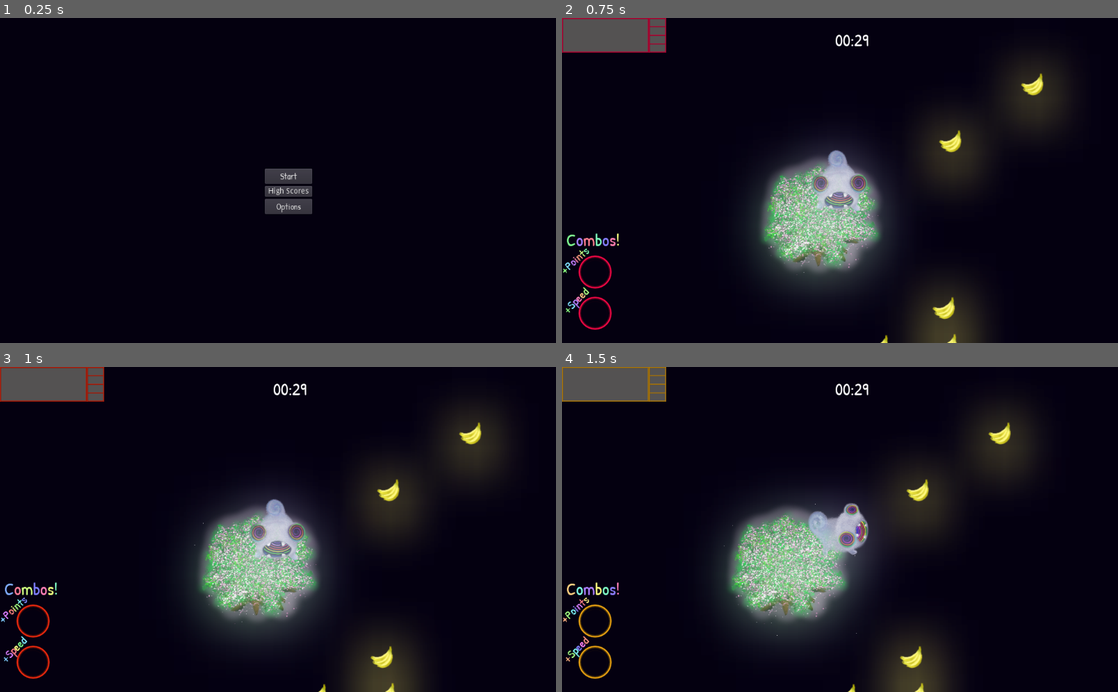
Above: before the commit, frames 1-4 (two rows, left to right).
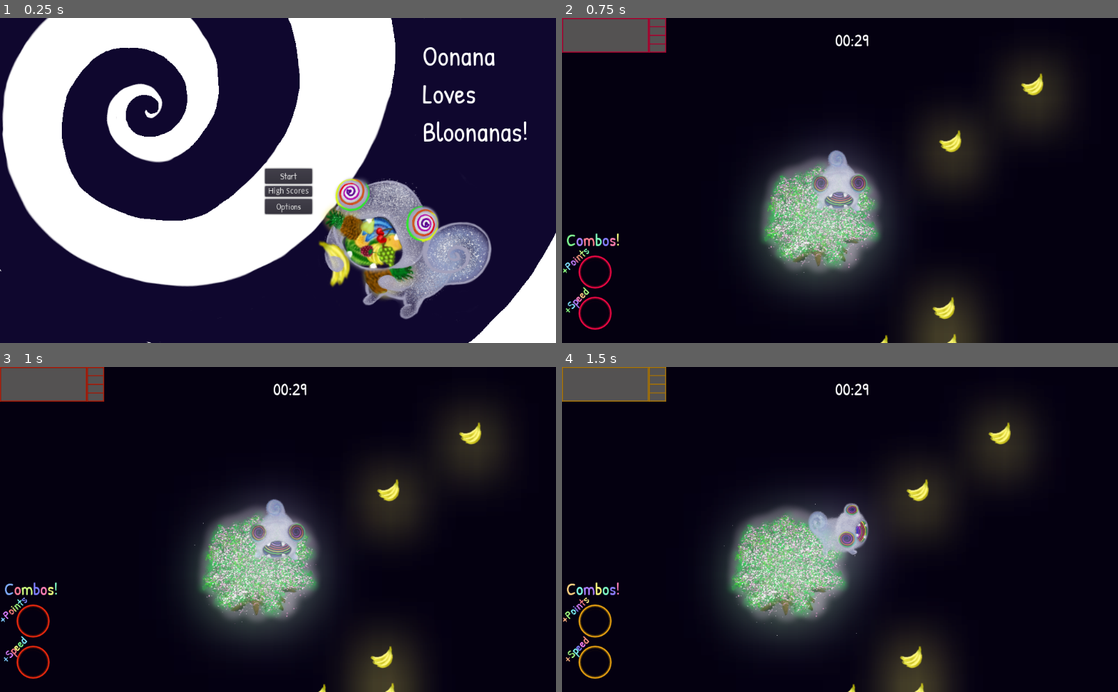
Above: after the commit, the same moments.

Repository: FastLikeAstar/HedgeJam4
Game: Godot game, scene res://menus/Menu.tscn
The game is run twice, just before and just after one commit, with the same random seed, the same clock (stepped at 60 frames per second) and the same inputs.
Inputs (mouse positions are in pixels of both pictures, inside the frame that each line leads up to):
- Up to frame 1 (0.25 s): no input
- Up to frame 2 (0.75 s): click "Start" at 0.5 s
- Up to frame 3 (1 s): no input
- Up to frame 4 (1.5 s): move the mouse to (962, 513) at 1.27 s; hold D (right) from 1.28 s (still down); tap Space (run_faster) at 1.35 s; click (962, 513) at 1.42 s

The runs differ from the first frame. In frame 1, 99% of the frame differs, in the area x 0-100%, y 0-100%; in frame 2, nothing differs; in frame 3, nothing differs; in frame 4, nothing differs.

Commit message:
final game jam form!

Diff:
--- a/menus/GameOver.tscn
+++ b/menus/GameOver.tscn
@@ -50,10 +50,29 @@
 text = "Previous Score
 "
 
-[node name="HBoxContainer2" type="HBoxContainer" parent="VBoxContainer"]
+[node name="HBoxContainer6" type="HBoxContainer" parent="VBoxContainer"]
 margin_top = 316.0
 margin_right = 1024.0
-margin_bottom = 336.0
+margin_bottom = 340.0
+alignment = 1
+
+[node name="LineEdit" type="LineEdit" parent="VBoxContainer/HBoxContainer6"]
+margin_left = 452.0
+margin_right = 510.0
+margin_bottom = 24.0
+max_length = 15
+
+[node name="Button" type="Button" parent="VBoxContainer/HBoxContainer6"]
+margin_left = 514.0
+margin_right = 571.0
+margin_bottom = 24.0
+text = "Submit"
+script = ExtResource( 2 )
+
+[node name="HBoxContainer2" type="HBoxContainer" parent="VBoxContainer"]
+margin_top = 344.0
+margin_right = 1024.0
+margin_bottom = 364.0
 alignment = 1
 
 [node name="PlayAgain" type="Button" parent="VBoxContainer/HBoxContainer2"]
@@ -63,9 +82,9 @@
 text = "Play Again"
 
 [node name="HBoxContainer3" type="HBoxContainer" parent="VBoxContainer"]
-margin_top = 340.0
+margin_top = 368.0
 margin_right = 1024.0
-margin_bottom = 360.0
+margin_bottom = 388.0
 alignment = 1
 
 [node name="MainMenu" type="Button" parent="VBoxContainer/HBoxContainer3"]
@@ -74,23 +93,6 @@
 margin_bottom = 20.0
 text = "Main Menu"
 
-[node name="HBoxContainer6" type="HBoxContainer" parent="VBoxContainer"]
-margin_top = 364.0
-margin_right = 1024.0
-margin_bottom = 388.0
-
-[node name="LineEdit" type="LineEdit" parent="VBoxContainer/HBoxContainer6"]
-margin_right = 58.0
-margin_bottom = 24.0
-max_length = 15
-
-[node name="Button" type="Button" parent="VBoxContainer/HBoxContainer6"]
-margin_left = 62.0
-margin_right = 119.0
-margin_bottom = 24.0
-text = "Submit"
-script = ExtResource( 2 )
-
+[connection signal="pressed" from="VBoxContainer/HBoxContainer6/Button" to="." method="_on_Button_pressed"]
 [connection signal="button_down" from="VBoxContainer/HBoxContainer2/PlayAgain" to="." method="_on_PlayAgain_button_down"]
 [connection signal="button_down" from="VBoxContainer/HBoxContainer3/MainMenu" to="." method="_on_MainMenu_button_down"]
-[connection signal="pressed" from="VBoxContainer/HBoxContainer6/Button" to="." method="_on_Button_pressed"]
--- a/menus/Menu.tscn
+++ b/menus/Menu.tscn
@@ -1,15 +1,28 @@
-[gd_scene load_steps=6 format=2]
+[gd_scene load_steps=9 format=2]
 
+[ext_resource path="res://art/flashscreen.png" type="Texture" id=1]
 [ext_resource path="res://menus/AudioMenu.tscn" type="PackedScene" id=2]
 [ext_resource path="res://menus/Menu.gd" type="Script" id=3]
 [ext_resource path="res://audio/MenuSoundTrack.mp3" type="AudioStream" id=4]
 [ext_resource path="res://feedback/ButtonJuice.gd" type="Script" id=5]
 [ext_resource path="res://new_dynamicfont.tres" type="DynamicFont" id=6]
 
+[sub_resource type="DynamicFontData" id=8]
+font_path = "res://PatrickHand-Regular.ttf"
+
+[sub_resource type="DynamicFont" id=9]
+size = 50
+font_data = SubResource( 8 )
+
 [node name="Control" type="Control"]
 anchor_right = 1.0
 anchor_bottom = 1.0
 script = ExtResource( 3 )
+
+[node name="TextureRect" type="TextureRect" parent="."]
+margin_right = 1024.0
+margin_bottom = 600.0
+texture = ExtResource( 1 )
 
 [node name="HBoxContainer" type="HBoxContainer" parent="."]
 anchor_right = 1.0
@@ -54,6 +67,16 @@
 
 [node name="AudioSettings" parent="." instance=ExtResource( 2 )]
 
+[node name="RichTextLabel" type="RichTextLabel" parent="."]
+margin_left = 778.0
+margin_top = 35.0
+margin_right = 1002.0
+margin_bottom = 309.0
+custom_fonts/normal_font = SubResource( 9 )
+text = "Oonana
+Loves
+Bloonanas!"
+
 [connection signal="button_down" from="HBoxContainer/VBoxContainer/Start" to="." method="_on_Start_button_down"]
 [connection signal="button_down" from="HBoxContainer/VBoxContainer/High Scores" to="." method="_on_High_Scores_button_down"]
 [connection signal="pressed" from="HBoxContainer/VBoxContainer/Options" to="." method="_on_Options_pressed"]
Binary file added: WebExport/Hedge Jam 4.apple-touch-icon.png
Not shown, added: WebExport/Hedge Jam 4.apple-touch-icon.png.import
Binary file added: WebExport/Hedge Jam 4.icon.png
Not shown, added: WebExport/Hedge Jam 4.icon.png.import
Binary file added: WebExport/Hedge Jam 4.png
Not shown, added: WebExport/Hedge Jam 4.png.import
Not shown, added: art/flashscreen.png.import
Not shown, added: export_presets.cfg
Not shown, added: WebExport.zip
Not shown, added: WebExport/Hedge Jam 4.audio.worklet.js
Not shown, added: WebExport/Hedge Jam 4.js
Not shown, added: WebExport/Hedge Jam 4.pck
(and 2 more such lines)
